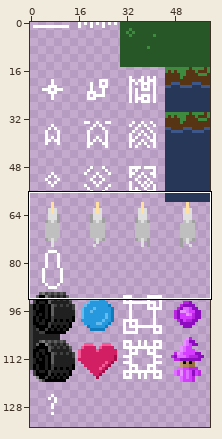
Pixel-art file -- src/sprites.aseprite. Above: a wide view before the commit, with the close-up outlined.
Close-up. Before:
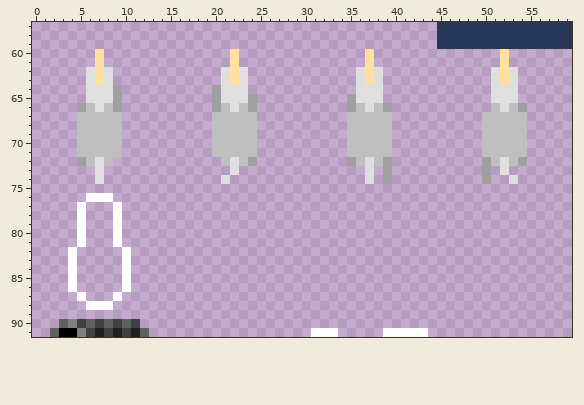
60x150 pixels, 1 frame. Shown: x 0..59, y 57..91. The wide view leaves out empty margins.
And afterwards:
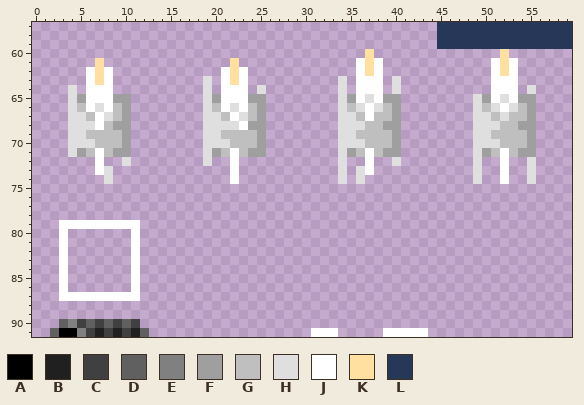
Palette (. is transparent): A #000000  B #202020  C #404040  D #606060  E #808080  F #9f9f9f  G #bfbfbf  H #dfdfdf  J #ffffff  K #ffe0a1  L #273757
From old to new:
Layer "Layer 1":
The edit adds colour F in row 65 at x 5, 10, 25, 39 to 40, 50 and 54 to 55; in rows 66 to 71 at x 10, 25, 40 and 55.
Colour G gives way to colour F in row 68 at x 9, 24, 39 and 54; in row 71 at x 5, 9, 20, 24, 35, 39, 50 and 54.
The edit adds colour G in row 66 at x 50.
Colour F gives way to colour G in row 66 at x 5, 9, 20, 24, 35, 39 and 54.
The edit adds colour H in row 63 at x 19, 34 and 40; in row 64 at x 4, 19, 25, 34, 40 and 55; in rows 65 to 71 at x 4, 19, 34 and 49; in row 72 at x 10, 19, 34, 40, 49 and 55; in rows 73 to 74 at x 8, 34, 36, 49 and 55.
Colour G gives way to colour H in row 66 at x 36, 38, 51 and 53; in row 67 at x 5, 8, 20, 23, 35, 50 and 52; in row 68 at x 5 to 6, 20 to 22, 35 to 36 and 50 to 51; in row 69 at x 5, 20, 35 and 50; in row 70 at x 5 to 6, 20 to 21, 35 to 36 and 50 to 51.
The edit adds colour J in row 61 at x 36, 38, 51 and 53; in row 74 at x 22 and 52; in row 79 at x 3 to 4, 6 to 8 and 10 to 11; in rows 80 to 86 at x 3 and 11; in row 87 at x 3 to 4, 6 to 8 and 10 to 11.
Colour G gives way to colour J in row 66 at x 6, 8, 21 and 23; in row 67 at x 7, 22 and 37; in row 68 at x 7 and 23; in row 71 at x 7, 22, 37 and 52.
Colour H gives way to colour J in rows 62 to 63 at x 6, 8, 21, 23, 36, 38, 51 and 53; in row 64 at x 6 to 8, 21 to 23, 36 to 38 and 51 to 53; in row 65 at x 6 to 8, 21 to 23, 36, 38, 51 and 53; in row 66 at x 37 and 52; in rows 72 to 73 at x 7, 22, 37 and 52.
Colour K gives way to colour J in row 63 at x 37 and 52.
The edit erases colour F in row 64 at x 9 and 20; in row 72 at x 5, 24, 35, 39, 50 and 54; in rows 73 to 74 at x 39 and 50.
The edit erases colour G in row 72 at x 6, 8, 21, 23, 36, 38, 51 and 53.
The edit erases colour H in row 74 at x 7, 21, 37 and 53.
The edit erases colour J in row 76 at x 6 to 8; in rows 77 to 78 at x 5 and 9; in rows 80 to 81 at x 5 and 9; in rows 82 to 86 at x 4 and 10; in row 88 at x 6 to 8.
The edit erases colour K in row 60 at x 7 and 22.
